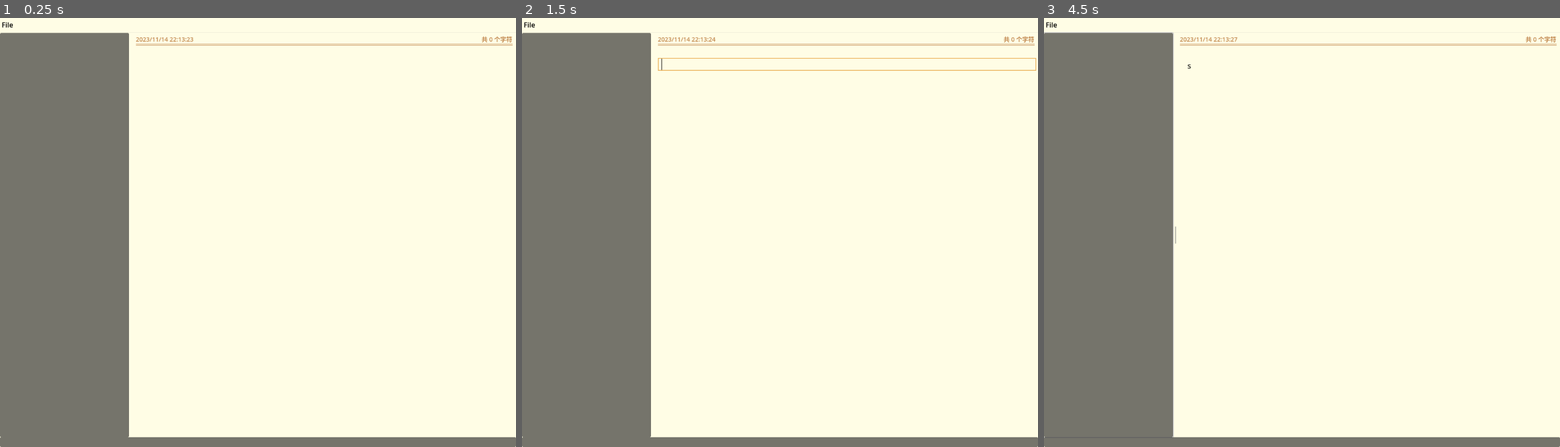
Above: before the commit, frames 1-3 (left to right).
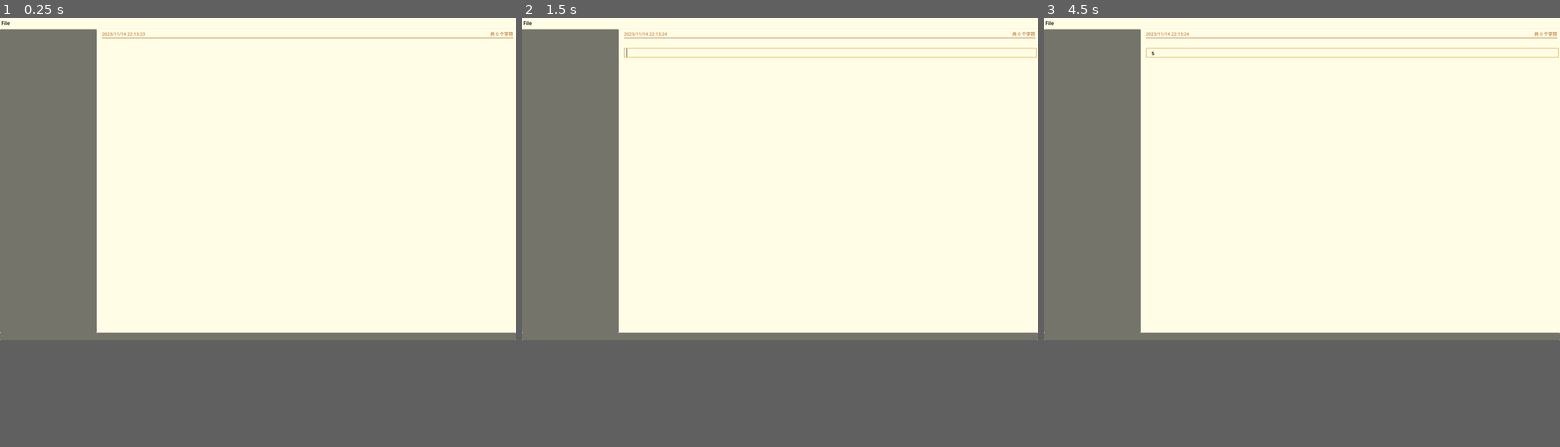
Above: after the commit, the same moments.

Repository: LaoDie1/godot-markdown-editor
Game: Godot game, scene res://src/scene/main.tscn
The game is run twice, just before and just after one commit, with the same random seed, the same clock (stepped at 60 frames per second) and the same inputs.
Inputs (mouse positions are in pixels of both pictures, inside the frame that each line leads up to):
- Up to frame 1 (0.25 s): no input
- Up to frame 2 (1.5 s): tap Enter at 0.5 s; drag from (847, 56) to (831, 138) at 0.52 s; drag from (676, 253) to (754, 318) at 1.27 s
- Up to frame 3 (4.5 s): tap Space at 2, 3.5 s; move the mouse to (1353, 138) at 2.02 s; hold Shift 2.03-2.75 s; tap Enter at 2.75, 3.6, 4.25 s; drag from (1276, 318) to (1147, 168) at 2.77 s; move the mouse to (1456, 296) at 3.52 s; hold S 3.53-4.25 s; drag from (1147, 168) to (1224, 125) at 4.27 s
In our replay, the window is 800x666 before the commit and 800x500 after it. These sizes can differ from the game's own. Grey fills any space a smaller window leaves; there, only what the larger window draws over its background counts as a difference.

The runs differ from the first frame. In frame 1, 15% of the frame differs, in the area x 0-100%, y 0-100%; in frame 2, 15%; in frame 3, 15%.
Error before the commit: Out of bounds get index '2' (on base: 'Array[LineItem]') (res://src/scene/document_canvas/document_canvas.gd:242)
Error after the commit: Parse Error: Cannot find member "ImageType" in base "FileUtil". (res://src/scene/image_http_request/image_request.gd:44)

Commit message:
请求处理图片

Diff:
--- a/project.godot
+++ b/project.godot
@@ -18,13 +18,13 @@
 
 [autoload]
 
-AutoLoadConfig="*res://addons/apprentice/config/auto_load_config.gd"
 TimeBus="*res://addons/apprentice/autoload/time_bus.gd"
 Config="*res://src/script/config.gd"
+ImageRequest="*res://src/scene/image_http_request/image_request.tscn"
 
 [display]
 
-window/size/viewport_width=1200
+window/size/viewport_width=1600
 window/size/viewport_height=1000
 
 [editor_plugins]
